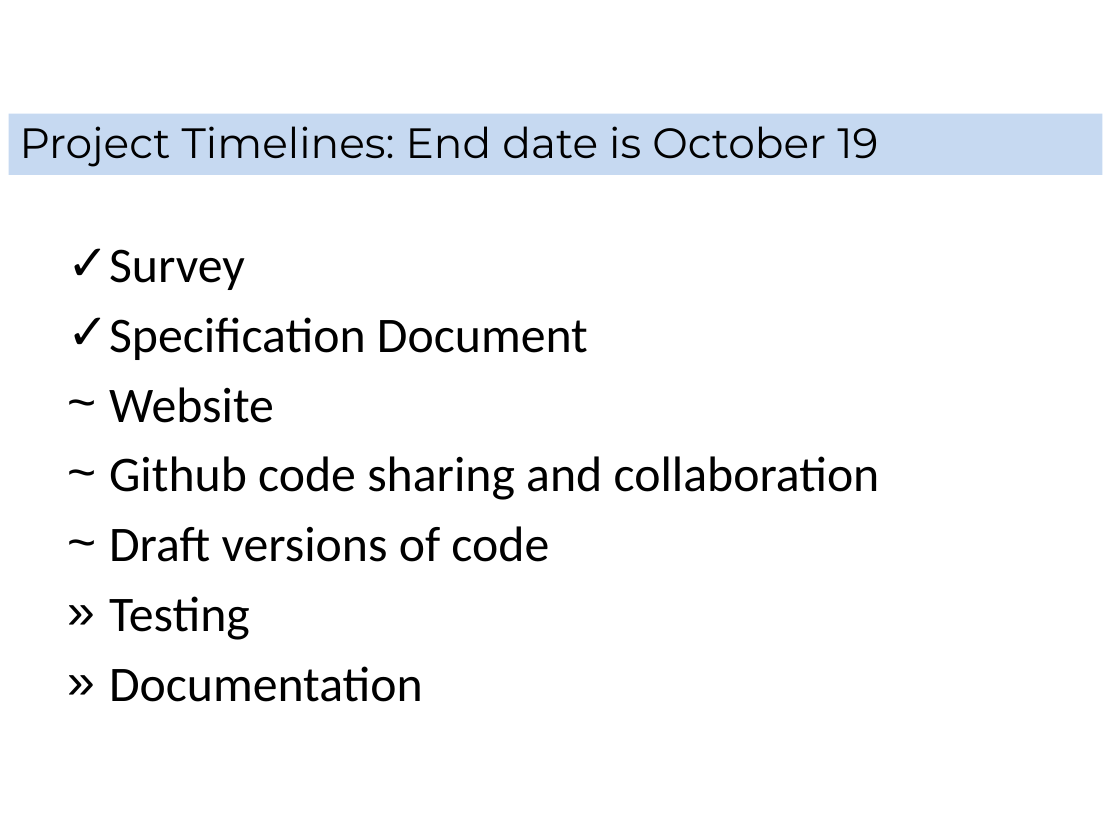
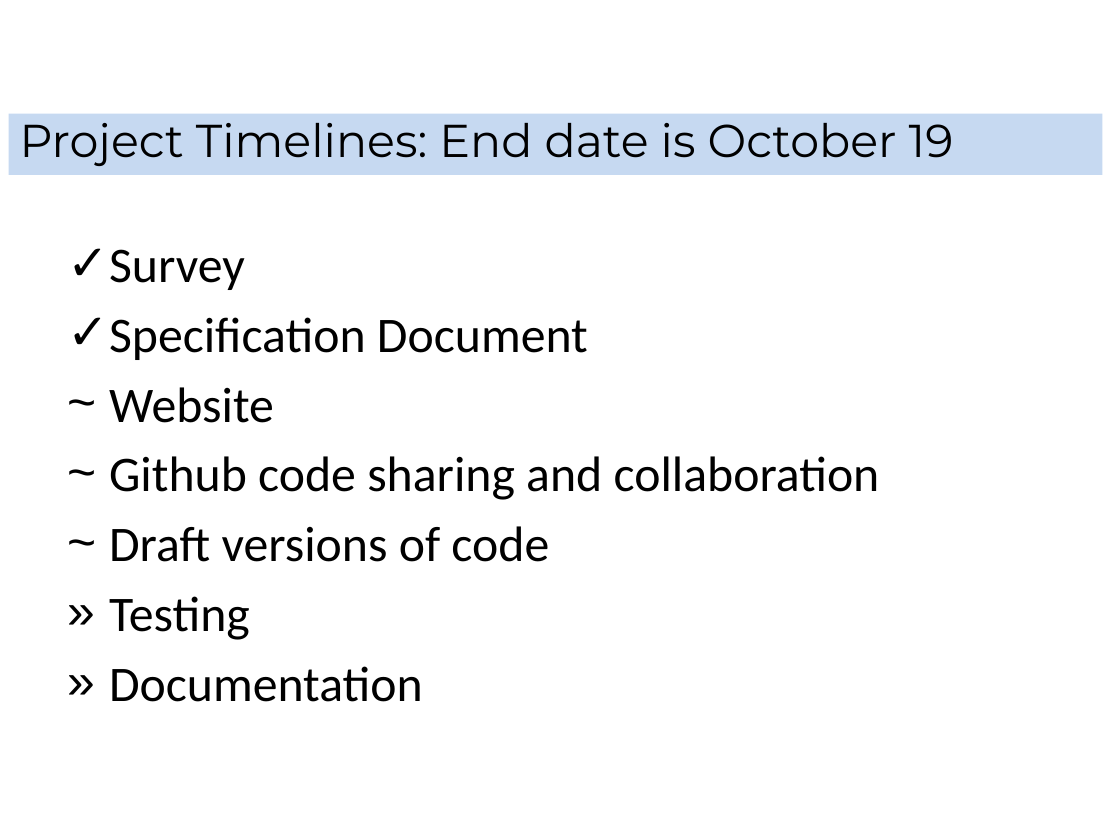
Before and after one commit to shug0131/eudraCT, a slide deck: slide 4 of documentation/Eudract Project Stats Leads.pptx. Drawn at 1120x840 pixels with LibreOffice and Linux fonts; fonts in the diff are those of the drawing; background and template pictures are left out. Boxes give left, top, right and bottom in pixels: in the first picture for what was removed or moved away, otherwise in the second. Text is boxed around its words. In the diff, an @@ line names an element or a change of style, - is before the commit and + after.

```diff
--- a/documentation/Eudract Project Stats Leads.pptx
+++ b/documentation/Eudract Project Stats Leads.pptx
@@ rectangle "Project Timelines: End date is ..." at box(9, 114, 1103, 176): size 27.2 to 29.6 pt; line spacing 0.9 to 0.8 @@
```
Also in this commit, not shown: 2 other slides changed, 3 slides added, 2 slides removed, 23 other files.
